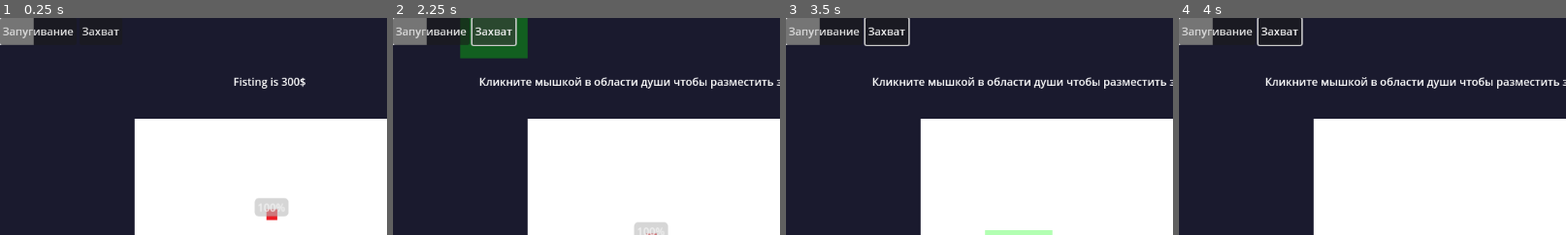
Above: before the commit, frames 1-4 (left to right).
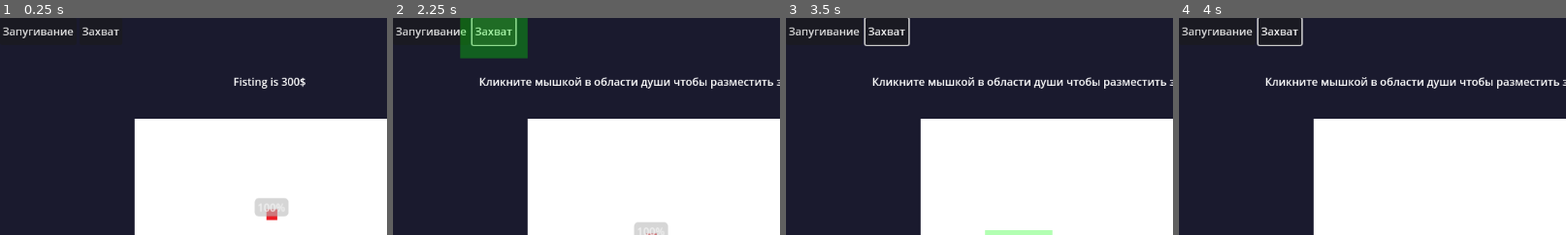
Above: after the commit, the same moments.

Repository: Ssssssaber/mara-winter-slumber
Game: Godot game, scene res://scenes/2d/environment/battle_scene.tscn
Same seed, same stepped clock (60 frames per second), same inputs: the game is played once before the commit and once after it.
Inputs (mouse positions are % of the whole screen's width and height, from its top left):
- Up to frame 1 (0.25 s): no input
- Up to frame 2 (2.25 s): click "Запугивание" at 0.5 s; move the mouse to (72, 45) at 1.27 s; hold Right (ui_right) 1.28-2 s; click (72, 45) at 1.42 s; click "Захват" at 2 s
- Up to frame 3 (3.5 s): move the mouse to (30, 55) at 2.77 s; hold Down (ui_down) from 2.78 s (still down)
- Up to frame 4 (4 s): tap Enter at 3.5 s; move the mouse to (60, 28) at 3.52 s; release Down (ui_down) at 3.53 s; hold Right (ui_right) from 3.53 s (still down)
The pictures show only the part of the screen within x 0-50%, y 0-50%; the shares and areas given below are measured in that part.

The runs differ from the first frame. In frame 1, 1.0% of the frame differs, in the area x 0-9%, y 0-13%; in frame 2, 2.9%, in the area x 0-33%, y 0-13%; in frame 3, 1.0%; in frame 4, 1.0%.

Commit message:
(fix): Removed unnecessary CanvasLayer

Diff:
--- a/scenes/2d/environment/battle_scene.tscn
+++ b/scenes/2d/environment/battle_scene.tscn
@@ -22,39 +22,38 @@
 [node name="Soul" parent="SoulArea" instance=ExtResource("1_1niic")]
 script = ExtResource("2_1niic")
 
-[node name="UI" type="CanvasLayer" parent="."]
-
-[node name="ActionButtons" type="HBoxContainer" parent="UI"]
-offset_right = 40.0
+[node name="ActionButtons" type="HBoxContainer" parent="."]
+offset_right = 182.0
 offset_bottom = 40.0
 
-[node name="IntimidateButton" type="Button" parent="UI/ActionButtons"]
+[node name="IntimidateButton" type="Button" parent="ActionButtons"]
 layout_mode = 2
 text = "Запугивание"
 
-[node name="CaptureButton" type="Button" parent="UI/ActionButtons"]
+[node name="CaptureButton" type="Button" parent="ActionButtons"]
 layout_mode = 2
 text = "Захват"
 
-[node name="SoulHealth" type="Label" parent="UI"]
+[node name="BattleController" type="Node" parent="."]
+script = ExtResource("2_5p8w8")
+
+[node name="SoulHealth" type="Label" parent="."]
 offset_left = 635.0
 offset_top = 5.0
 offset_right = 795.0
 offset_bottom = 28.0
 text = "Здоровье души: 2/2"
 
-[node name="BattleText" type="Label" parent="UI"]
+[node name="BattleText" type="Label" parent="."]
 anchors_preset = 5
 anchor_left = 0.5
 anchor_right = 0.5
-offset_left = -229.0
+offset_left = 347.0
 offset_top = 83.0
-offset_right = -121.0
+offset_right = 455.0
 offset_bottom = 106.0
 grow_horizontal = 2
 text = "Fisting is 300$"
 
-[node name="BattleController" type="Node" parent="."]
-script = ExtResource("2_5p8w8")
-
 [node name="CaptureZone" parent="." instance=ExtResource("4_aqiqb")]
+position = Vector2(-101, -1)
--- a/scripts/2d/environment/BattleController.gd
+++ b/scripts/2d/environment/BattleController.gd
@@ -6,10 +6,10 @@
 @onready var soul_area: ColorRect = get_node("../SoulArea")
 @onready var soul: Soul = get_node("../SoulArea/Soul")
 @onready var capture_zones_container: Node2D = get_node("../CaptureZone")
-@onready var battle_text: Label = get_node("../UI/BattleText")
-@onready var soul_health_label: Label = get_node("../UI/SoulHealth")
-@onready var intimidate_btn: Button = get_node("../UI/ActionButtons/IntimidateButton")
-@onready var capture_btn: Button = get_node("../UI/ActionButtons/CaptureButton")
+@onready var battle_text: Label = get_node("../BattleText")
+@onready var soul_health_label: Label = get_node("../SoulHealth")
+@onready var intimidate_btn: Button = get_node("../ActionButtons/IntimidateButton")
+@onready var capture_btn: Button = get_node("../ActionButtons/CaptureButton")
 
 # Настройки зон захвата
 var capture_zone_scene: PackedScene
